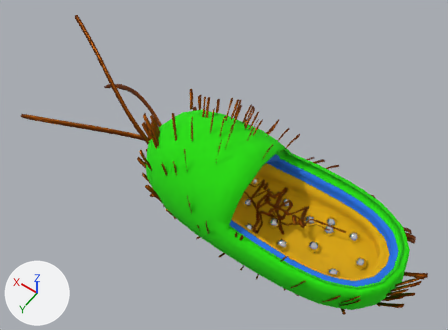
A saved change to the glTF model scene.glb.
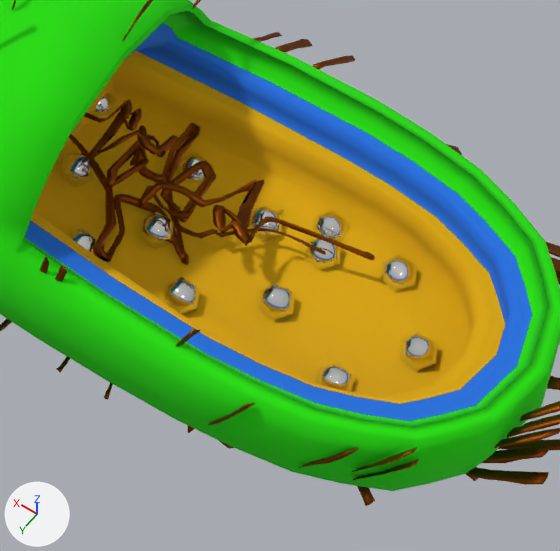
Old and new are each drawn whole from a 50 mm lens placed at (-5.31, 10.02, 16.46), pointed at (2.21, -0.51, -0.08) and again close up on the part from 49% to 91% of the width and 44% to 100% of the height. Arrows for +X, +Y and +Z are at lower left; the lights stay in place.

Objects in the first close-up: 'Lines', 'Mesh', 'Sphere', 'cell'.
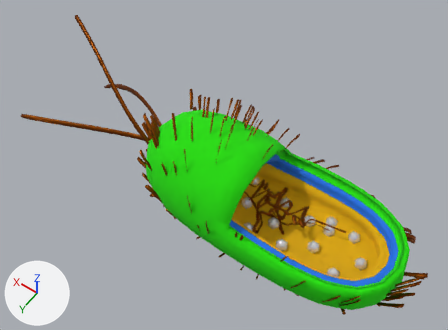
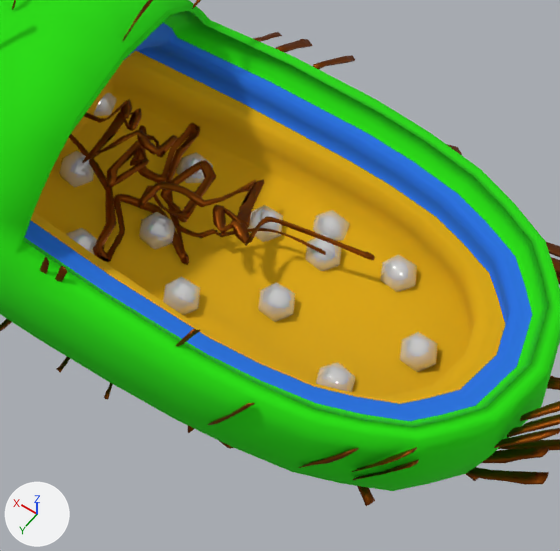
The change, as a diff of the scene's bpy script:
```diff
--- a/scene.glb.py
+++ b/scene.glb.py
@@ mat_ribo @@
 mat_ribo.base_color = (0.8, 0.8, 0.8)  # white #e7e7e7
-mat_ribo.metallic = 1.0
+mat_ribo.metallic = 0.5
 mat_ribo.roughness = 0.0
```

Pixel boxes (x1, y1, x2, y2) of what changed, in the close-ups (560 x 551 px):
'Sphere', surface changed: (59, 93, 438, 392) in both
